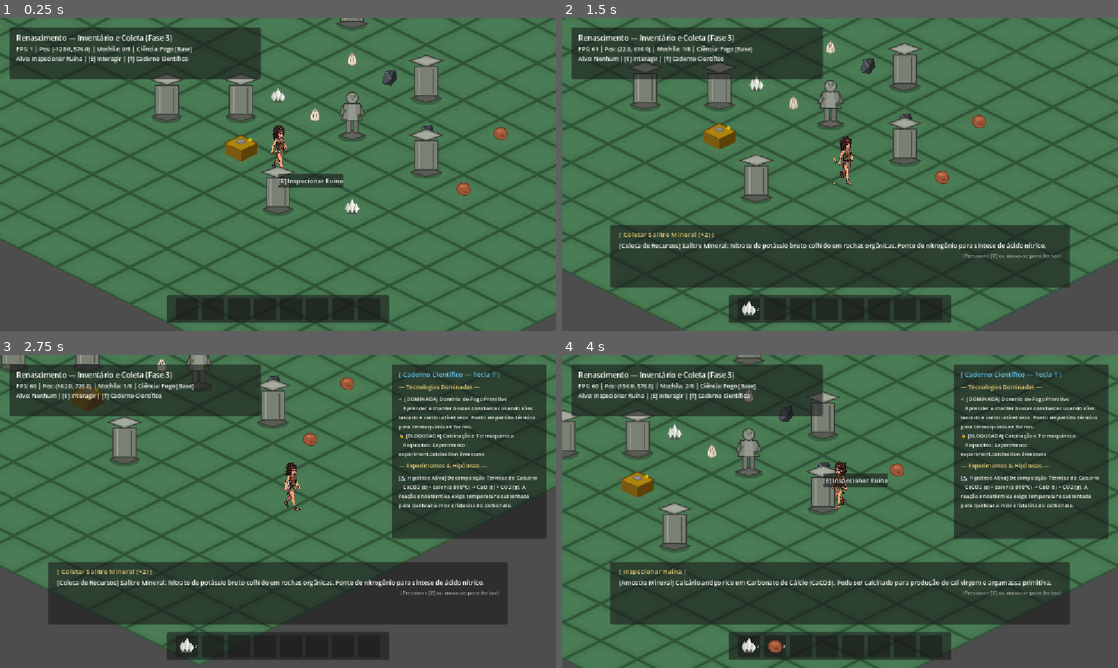
Above: before the commit, frames 1-4 (two rows, left to right).
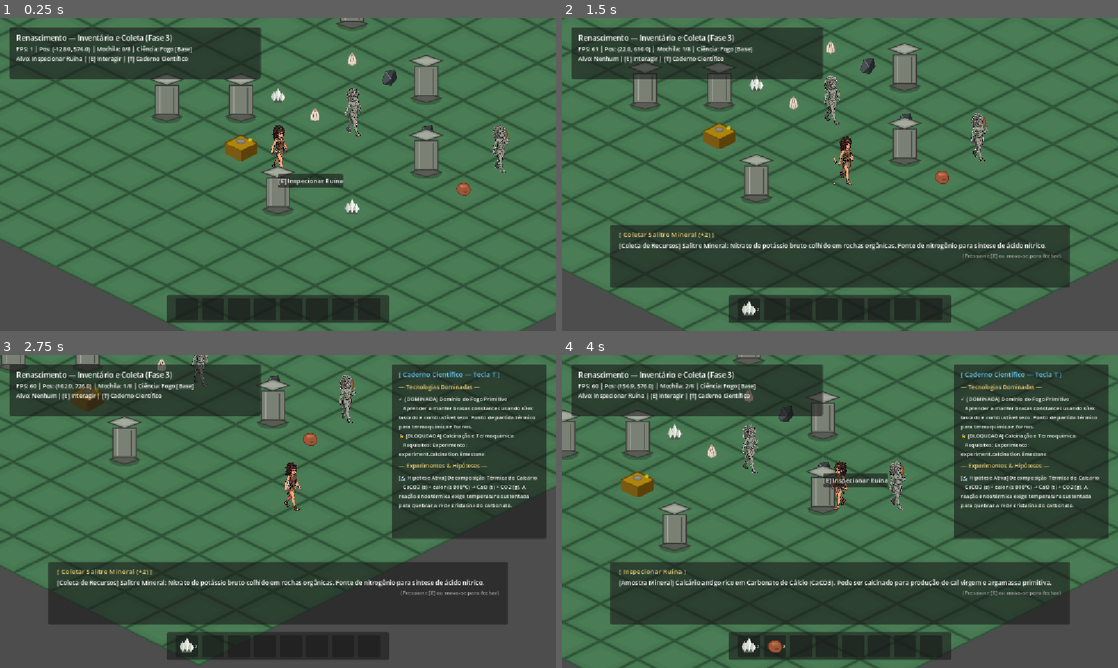
Above: after the commit, the same moments.

Repository: Thiagogalva/renascimento
Game: Godot game, scene res://scenes/tests/test_isometric_sandbox.tscn
The game is run twice, just before and just after one commit, with the same random seed, the same clock (stepped at 60 frames per second) and the same inputs.
Inputs (mouse positions are in pixels of both pictures, inside the frame that each line leads up to):
- Up to frame 1 (0.25 s): no input
- Up to frame 2 (1.5 s): tap Enter at 0.5 s; move the mouse to (962, 158) at 0.52 s; hold D (move_right) 0.53-1.28 s; hold E (interact) 0.53-1.28 s; click (962, 158) at 0.67 s; move the mouse to (728, 190) at 1.27 s; hold S (move_down) from 1.28 s (still down); tap E (interact) at 1.35 s
- Up to frame 3 (2.75 s): tap E (interact) at 2, 2.3 s; move the mouse to (333, 442) at 2.02 s; release S (move_down) at 2.03 s; hold D (move_right) from 2.03 s (still down); hold T (toggle_science) from 2.03 s (still down)
- Up to frame 4 (4 s): tap E (interact) at 2.75, 2.85, 3.5 s; move the mouse to (812, 574) at 2.77 s; release D (move_right) at 2.78 s; release T (toggle_science) at 2.78 s; hold W (move_up) 2.78-3.53 s; click (812, 574) at 2.92 s; move the mouse to (1006, 558) at 3.52 s; hold A (move_left) from 3.53 s (still down); hold E (interact) from 3.53 s (still down)

The runs differ from the first frame. In frame 1, 0.7% of the frame differs, in the area x 60-92%, y 22-50%; in frame 2, 0.7%, in the area x 45-77%, y 18-46%; in frame 3, 0.4%; in frame 4, 0.7%.

Commit message:
feat: integrate HD petrified statues with pose variations in sandbox

Diff:
--- a/scenes/entities/petrified_statue.tscn
+++ b/scenes/entities/petrified_statue.tscn
@@ -1,14 +1,14 @@
 [gd_scene load_steps=5 format=3]
 
-[ext_resource type="Texture2D" uid="uid://by0hesuv1047o" path="res://assets/sprites/petrified_statue.svg" id="1_texture"]
+[ext_resource type="Texture2D" uid="uid://deib0wk2fflad" path="res://assets/sprites/statue_0.png" id="1_texture"]
 [ext_resource type="Script" path="res://scripts/interactable.gd" id="2_interactable"]
 
 [sub_resource type="CapsuleShape2D" id="CapsuleShape2D_base"]
 radius = 9.0
-height = 36.0
+height = 28.0
 
 [sub_resource type="CircleShape2D" id="CircleShape2D_trigger"]
-radius = 34.0
+radius = 38.0
 
 [node name="PetrifiedStatue" type="StaticBody2D"]
 y_sort_enabled = true
@@ -16,10 +16,12 @@
 collision_mask = 1
 
 [node name="Sprite2D" type="Sprite2D" parent="."]
+scale = Vector2(0.2, 0.2)
 texture = ExtResource("1_texture")
-offset = Vector2(0, -38)
+offset = Vector2(0, -210)
 
 [node name="CollisionShape2D" type="CollisionShape2D" parent="."]
+position = Vector2(0, 2)
 rotation = 1.5708
 shape = SubResource("CapsuleShape2D_base")
 
@@ -27,9 +29,9 @@
 collision_layer = 2
 collision_mask = 0
 script = ExtResource("2_interactable")
-interaction_title = "Examinar Estátua"
+interaction_title = "Examinar Sobrevivente Petrificado"
 interaction_id = &"npc.statue.first_survivor"
-scientific_log_entry = "[Análise Científica] Carapaça de silicato e carbonato de cálcio envolvendo tecido biológico preservado. Reação requer: Composto de Ácido Nítrico e Etanol."
+scientific_log_entry = "[Análise Mineralógica] Carapaça de silicato e carbonato de cálcio contendo ondas cerebrais ativas sob estase. A pessoa parece ter congelado subitamente enquanto erguia a mão em direção ao clarão verde."
 
 [node name="CollisionShape2D" type="CollisionShape2D" parent="Interactable"]
 shape = SubResource("CircleShape2D_trigger")
--- a/scenes/tests/test_isometric_sandbox.gd
+++ b/scenes/tests/test_isometric_sandbox.gd
@@ -185,9 +185,20 @@
 
 
 func _spawn_petrified_statue() -> void:
-	var statue: Node2D = STATUE_SCENE.instantiate()
-	statue.position = _grid_to_screen(8, 8)
-	entities_container.add_child(statue)
+	var statue1: Node2D = STATUE_SCENE.instantiate()
+	statue1.position = _grid_to_screen(8, 8)
+	entities_container.add_child(statue1)
+
+	var statue2: Node2D = STATUE_SCENE.instantiate()
+	statue2.position = _grid_to_screen(11, 7)
+	var spr: Sprite2D = statue2.get_node_or_null("Sprite2D")
+	if spr:
+		spr.texture = preload("res://assets/sprites/statue_3.png")
+	var inter: Interactable = statue2.get_node_or_null("Interactable")
+	if inter:
+		inter.interaction_title = "Examinar Sobrevivente em Postura Alerta"
+		inter.scientific_log_entry = "[Análise Mineralógica] Um segundo indivíduo petrificado em pose de recuo. Carapaça de silicato idêntica à primeira."
+	entities_container.add_child(statue2)
 
 
 func _spawn_collectibles() -> void:
Binary file added: assets/sprites/statue_0.png
Not shown, added: assets/sprites/statue_0.png.import
Binary file added: assets/sprites/statue_1.png
Not shown, added: assets/sprites/statue_1.png.import
Binary file added: assets/sprites/statue_2.png
Not shown, added: assets/sprites/statue_2.png.import
Binary file added: assets/sprites/statue_3.png
Not shown, added: assets/sprites/statue_3.png.import
Binary file added: assets/sprites/statue_4.png
Not shown, added: assets/sprites/statue_4.png.import
Binary file added: assets/sprites/statue_5.png
Not shown, added: assets/sprites/statue_5.png.import
